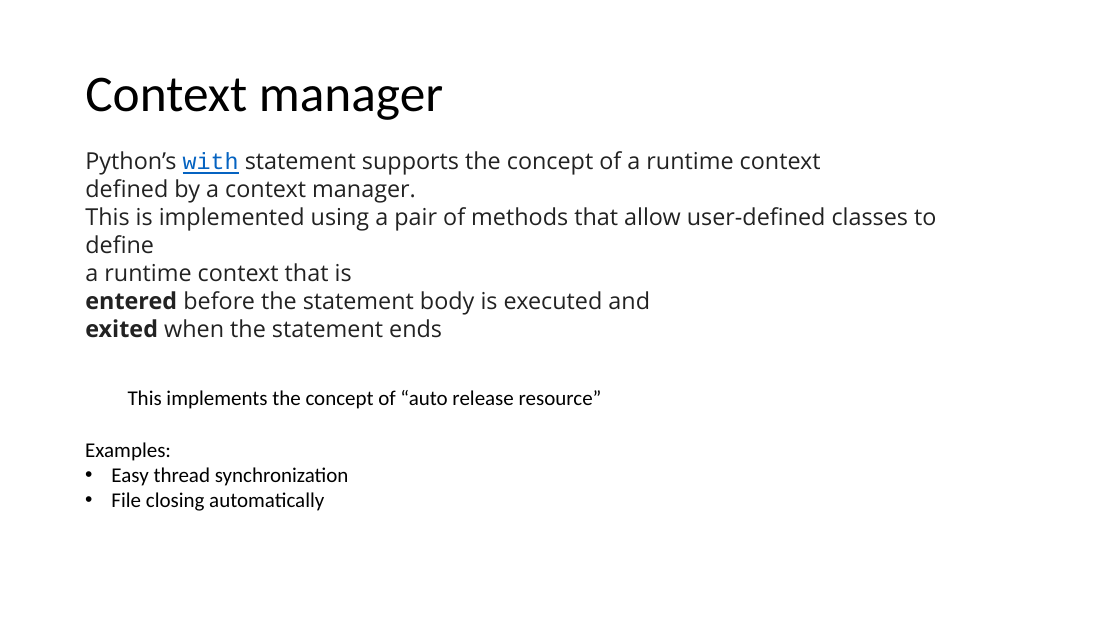
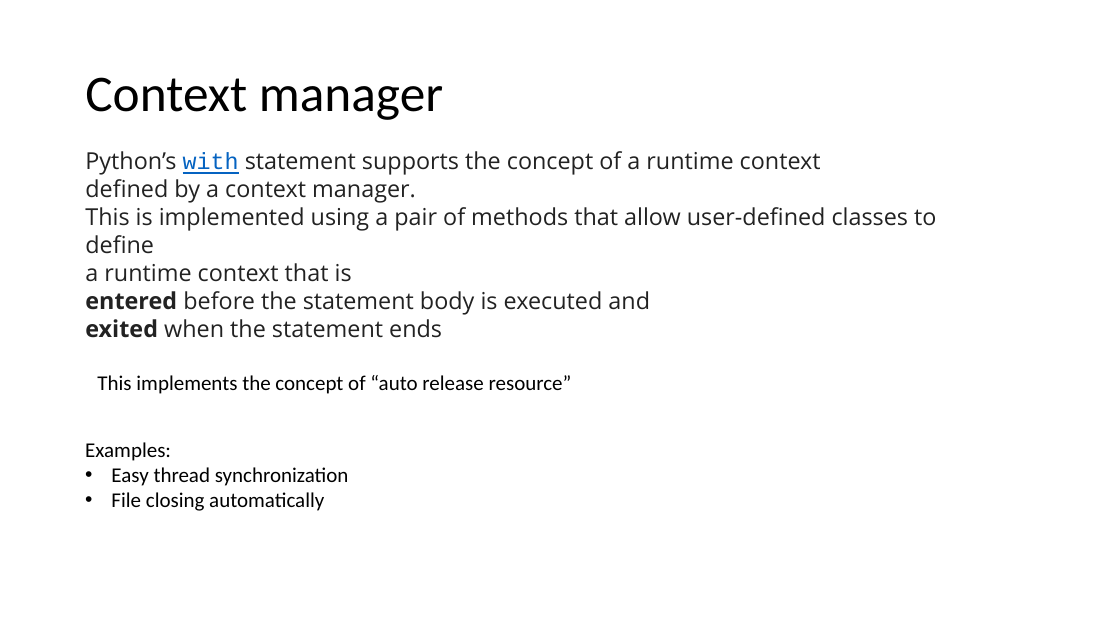
Before and after one commit to scaperex/python_workshop_intermediate, a slide deck: slide 28 of Advanced Python workshop.pptx (slide 25 before the commit). Drawn at 1120x630 pixels with LibreOffice and Linux fonts; fonts in the diff are those of the drawing. Boxes give left, top, right and bottom in pixels: in the first picture for what was removed or moved away, otherwise in the second. Text is boxed around its words. In the diff, an @@ line names an element or a change of style, - is before the commit and + after.

```diff
--- a/Advanced Python workshop.pptx
+++ b/Advanced Python workshop.pptx
@@ text "This implements the concept of ..." moved from (x1=128, y1=390, x2=602, y2=409) to (x1=97, y1=375, x2=572, y2=394) @@
```
Also in this commit, not shown: 5 other slides changed, 3 slides added, 1 other file.
